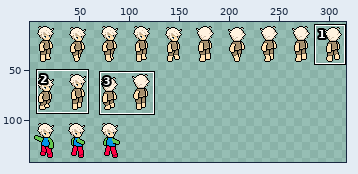
Two versions of one sprite sheet, assets/beasts/player.png. Above, an overview of the earlier version with the close-up marked.
Close-up. First the earlier version:
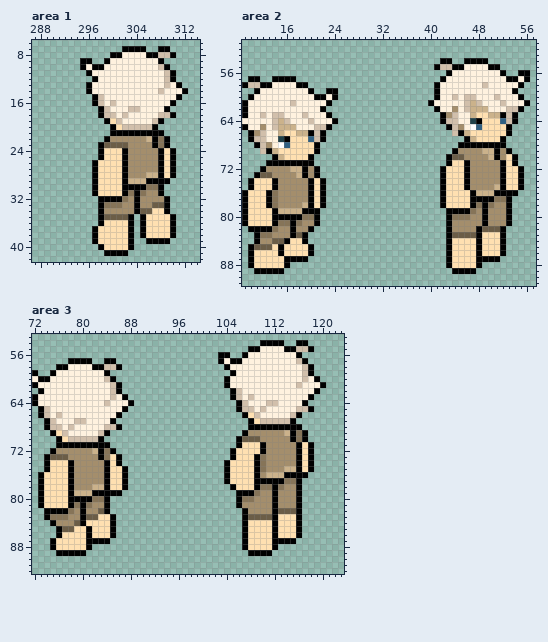
The file is 320x192 pixels. Shown: area 1: x 287..314, y 6..42; area 2: x 9..57, y 51..91; area 3: x 72..123, y 53..92. The wide view leaves out empty margins. The commit also changed other parts of the picture, which this record leaves out.
After the commit:
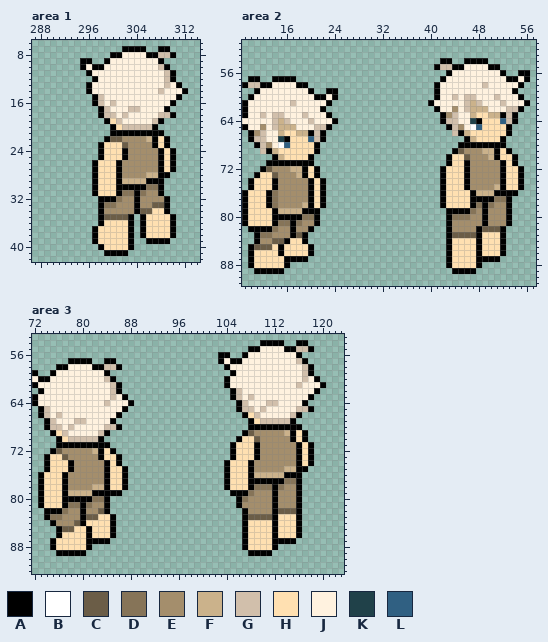
Palette (. is transparent): A #000000  B #ffffff  C #6b5d47  D #867458  E #a48e6c  F #cbb28b  G #d1bfab  H #ffe0b1  J #fff2df  K #204149  L #306082
From old to new:
Area 1:
y 22: x 300..301 EE -> CC; x 308 D -> H
y 23: x 299..301 CCC -> HHH; x 308 D -> H
y 26..27: x 301..302 HA -> AE
y 28: x 301..302 HA -> AE; x 309..310 HA -> A.
y 29: x 301..302 HA -> AF; x 309 A -> .
y 30: x 301 H -> A
y 31: x 301..302 HA -> AD
y 32: x 301..302 AD -> DE
y 33: x 301 D -> E
Area 2:
y 69: x 45 E -> C; x 52 E -> H
y 70: x 44..46 CCE -> HHC; x 52 E -> H
y 72: x 13 E -> C; x 20 E -> H
y 73: x 12..14 CCE -> HHC; x 20 E -> H
Area 3:
y 69: x 108 E -> C; x 116 D -> H
y 70: x 107..108 CC -> HH; x 116 D -> H
y 71: x 105..106 .A -> AH; x 109..110 HA -> AE
y 72: x 76 E -> C; x 84 D -> H; x 109..110 HA -> AE
y 73: x 75..76 CC -> HH; x 84 D -> H; x 110 D -> E
y 74: x 108..110 HAD -> AEE
y 75: x 108..110 HAD -> AEE; x 117..118 HA -> A.
y 76: x 77..78 HA -> AE; x 108..110 HAE -> AFF; x 117 A -> .
y 77: x 77..78 HA -> AE; x 108 H -> A
y 78: x 77..78 HA -> AE; x 104..105 .A -> AH; x 108..109 HA -> AD
y 79: x 77..78 HA -> AF; x 105 . -> A; x 108..109 AD -> DE
y 80: x 77 H -> A; x 108 D -> E
y 81: x 77..78 HA -> AD
y 82: x 77..78 AD -> DE
y 83: x 77 D -> E
